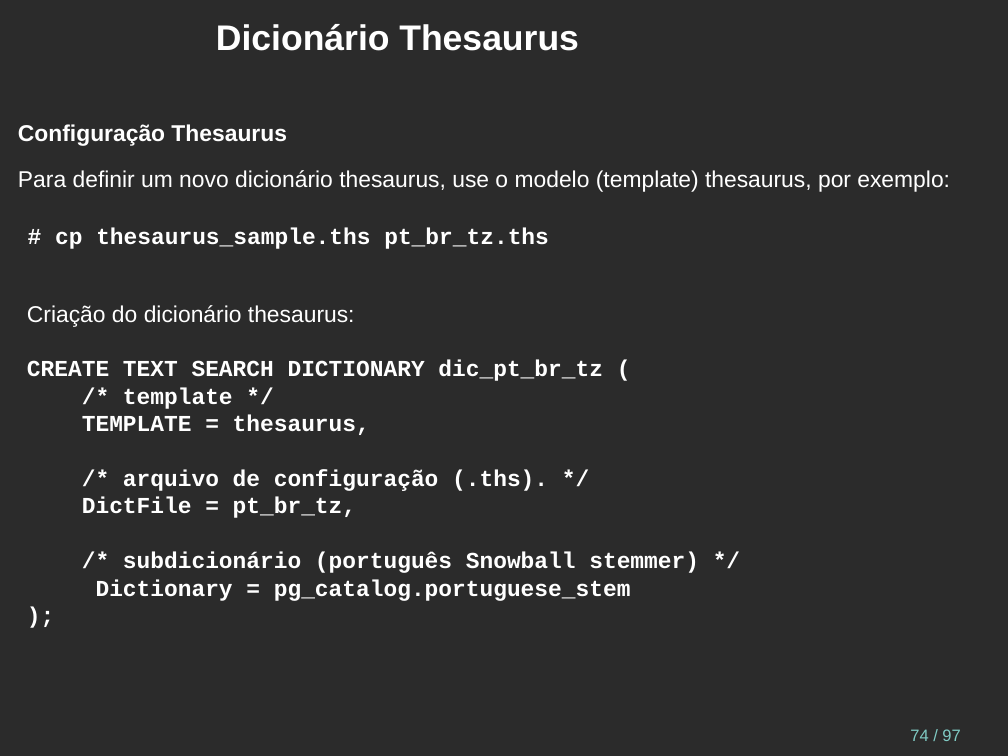
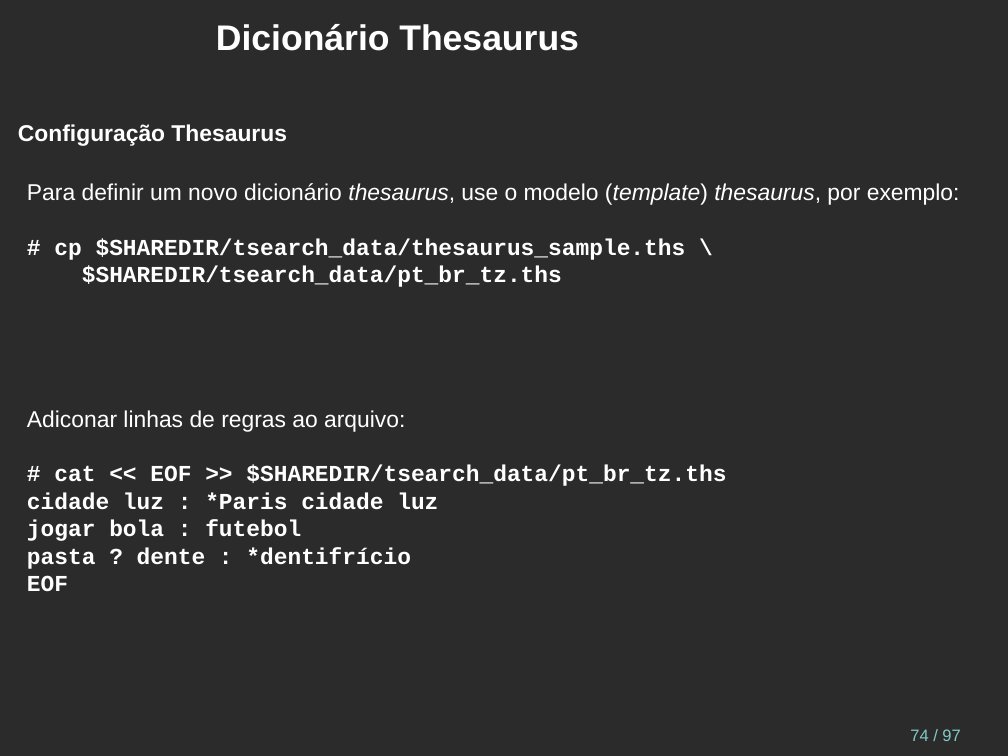
Before and after one commit to juliano777/db_fts, a slide deck: slide 74 of fts_pt-br.odp. Drawn at 1008x756 pixels with LibreOffice and Linux fonts; fonts in the diff are those of the drawing; background and template pictures are left out; a plain dark background stands for a picture behind light text. Boxes give left, top, right and bottom in pixels: in the first picture for what was removed or moved away, otherwise in the second. Text is boxed around its words. In the diff, an @@ line names an element or a change of style, - is before the commit and + after.

```diff
--- a/fts_pt-br.odp
+++ b/fts_pt-br.odp
@@ text at (18, 170, 950, 192): paragraph removed @@
-Para definir um novo dicionário thesaurus, use o modelo (template) thesaurus, por exemplo:
@@ text at (27, 183, 960, 287): text changed @@
-# cp thesaurus_sample.ths pt_br_tz.ths
+Para definir um novo dicionário thesaurus, use o modelo (template) thesaurus, por exemplo:
+# cp $SHAREDIR/tsearch_data/thesaurus_sample.ths \
+$SHAREDIR/tsearch_data/pt_br_tz.ths
@@ text removed at (27, 305, 355, 327) @@
-Criação do dicionário thesaurus:
@@ text at (27, 410, 726, 592): text changed @@
-CREATE TEXT SEARCH DICTIONARY dic_pt_br_tz (
-/* template */
-TEMPLATE = thesaurus,
-/* arquivo de configuração (.ths). */
-DictFile = pt_br_tz,
-/* subdicionário (português Snowball stemmer) */
-Dictionary = pg_catalog.portuguese_stem
-);
+Adiconar linhas de regras ao arquivo:
+# cat << EOF >> $SHAREDIR/tsearch_data/pt_br_tz.ths
+cidade luz : *Paris cidade luz
+jogar bola : futebol
+pasta ? dente : *dentifrício
+EOF
```
Also in this commit, not shown: 13 other slides changed, 6 other files.
